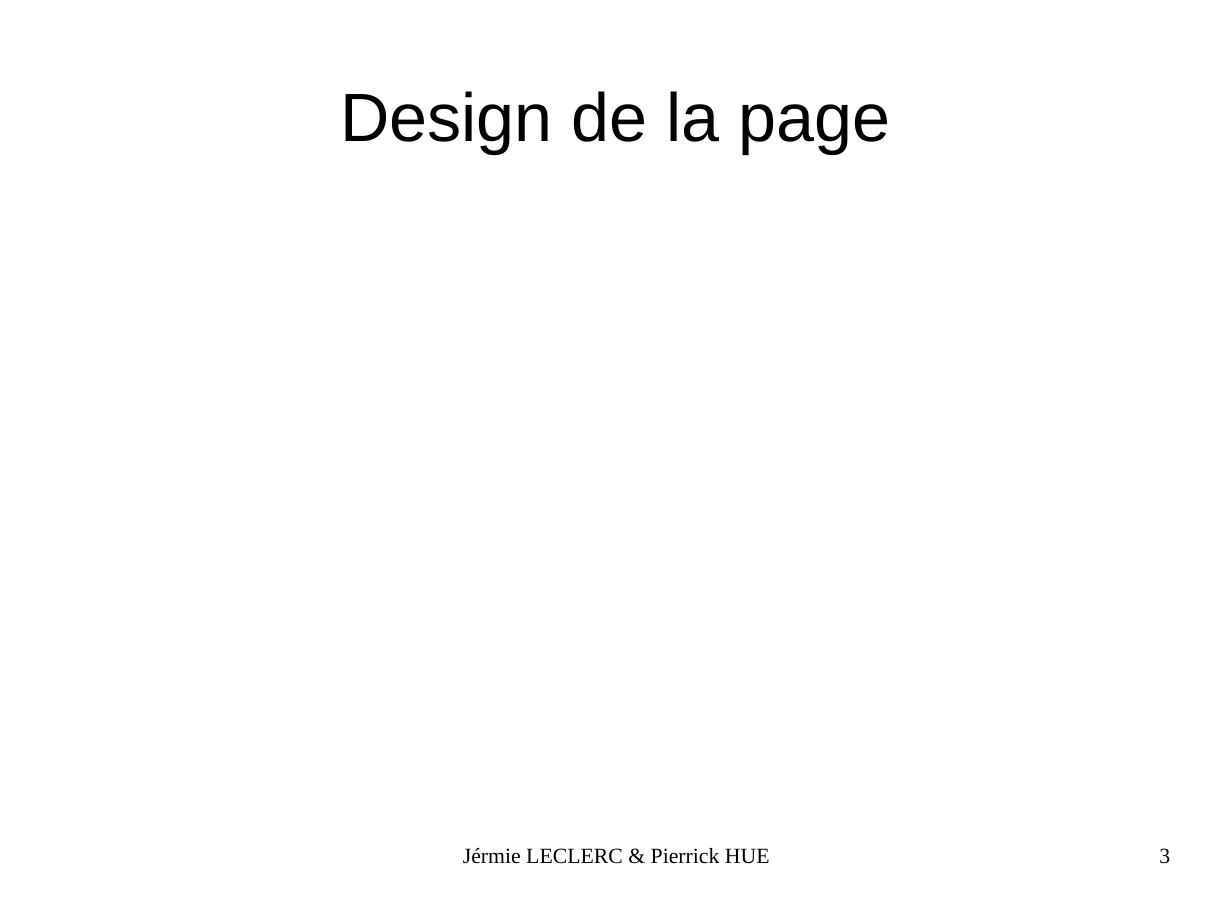
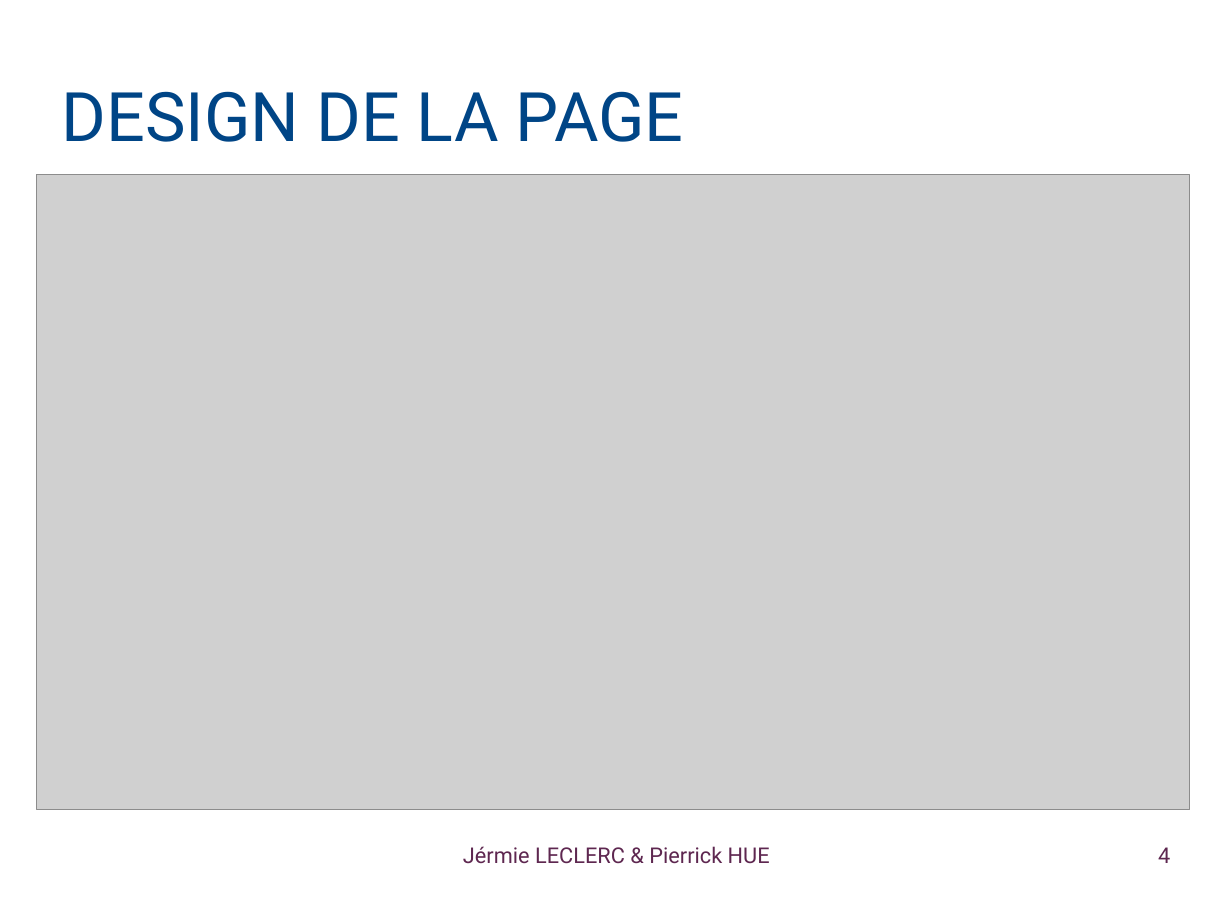
Before and after one commit to Jeremielc/ENSICaen_RSSFeedProject, a slide deck: slide 4 of Presentation/RSSFeedReader.odp (slide 3 before the commit). Drawn at 1232x924 pixels with LibreOffice and Linux fonts; fonts in the diff are those of the drawing; grey boxes stand for pictures; background and template pictures are left out. Boxes give left, top, right and bottom in pixels: in the first picture for what was removed or moved away, otherwise in the second. Text is boxed around its words. In the diff, an @@ line names an element or a change of style, - is before the commit and + after.

```diff
--- a/Presentation/RSSFeedReader.odp
+++ b/Presentation/RSSFeedReader.odp
@@ title at [62, 91, 684, 142]: text changed; font Arial to Roboto; text colour #000000 to #004586 @@
-Design de la page
+DESIGN DE LA PAGE
@@ picture added at [37, 174, 1190, 809] @@
@@ text "Jérmie LECLERC & Pierrick HUE" at [463, 846, 770, 864]: font Times New Roman to Roboto, text colour #000000 to #5E2750 @@
@@ page number at [1158, 847, 1170, 863]: text changed; font Times New Roman to Roboto; text colour #000000 to #5E2750 @@
-3
+4
```
Also in this commit, not shown: 2 other slides changed, 5 slides added, 18 other files.
